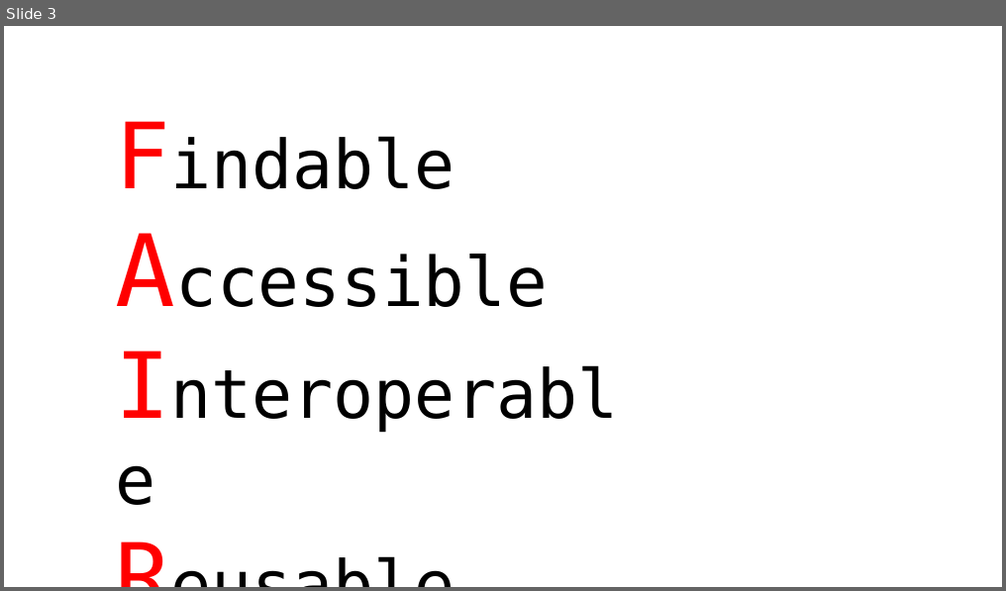
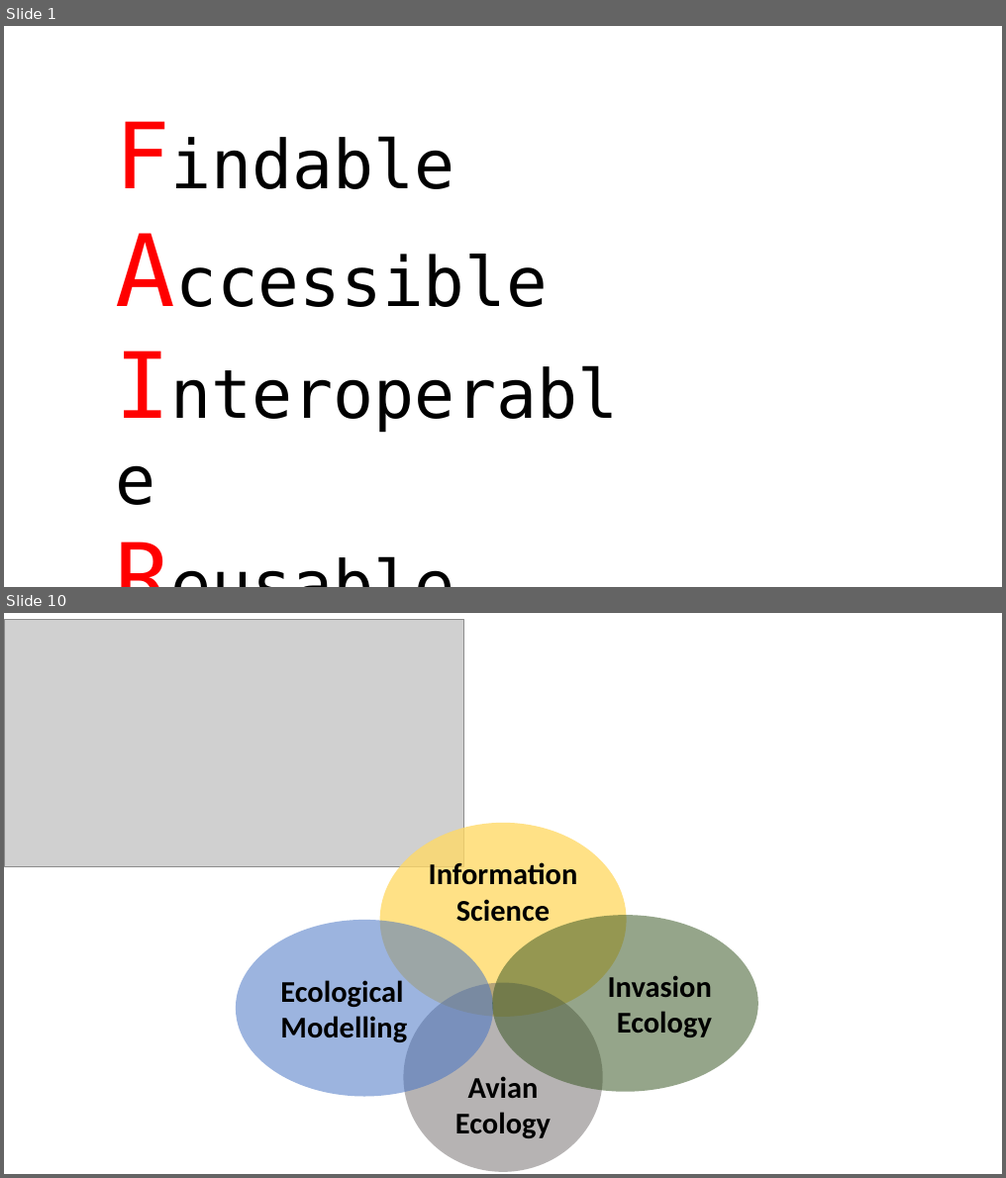
Before and after one commit to trashbirdecology/presentations, a slide deck: uflorida2019/images/efforts.pptx. Shown one above the other, each under a label of ours: slide 3 before the commit, slides 1 and 10 after it; the slides between them are not shown. The pictures are 1006x591 and 1006x1178 pixels, drawn with LibreOffice and Linux fonts; fonts in the diff are those of the drawing; grey boxes stand for pictures. Boxes give left, top, right and bottom in pixels: in the first picture for what was removed or moved away, otherwise in the second. Text is boxed around its words. In the diff, an @@ line names an element or a change of style, - is before the commit and + after.

```diff
--- a/uflorida2019/images/efforts.pptx
+++ b/uflorida2019/images/efforts.pptx
@@ slide 10 added at <box>4,613,1002,1174</box>, background #FFFFFF @@
@@ picture added at <box>4,620,463,866</box> @@
@@ ellipse added at <box>380,823,626,1017</box>, fill #FFD966 at 79% opacity, 29 pt, text #000000, bold @@
+Information Science
@@ ellipse added at <box>236,920,493,1096</box>, fill #4472C4 at 53% opacity, 29 pt, text #000000, bold @@
+Ecological Modelling
@@ ellipse added at <box>492,916,757,1092</box>, fill #385723 at 53% opacity, 29 pt, text #000000, bold @@
+Invasion Ecology
@@ ellipse added at <box>404,983,603,1172</box>, fill #767171 at 53% opacity, 29 pt, text #000000, bold @@
+Avian Ecology
@@ what was slide 3 is now slide 1 @@
```
Also in this commit, not shown: 12 other slides added, 2 slides removed, 30 other files.
